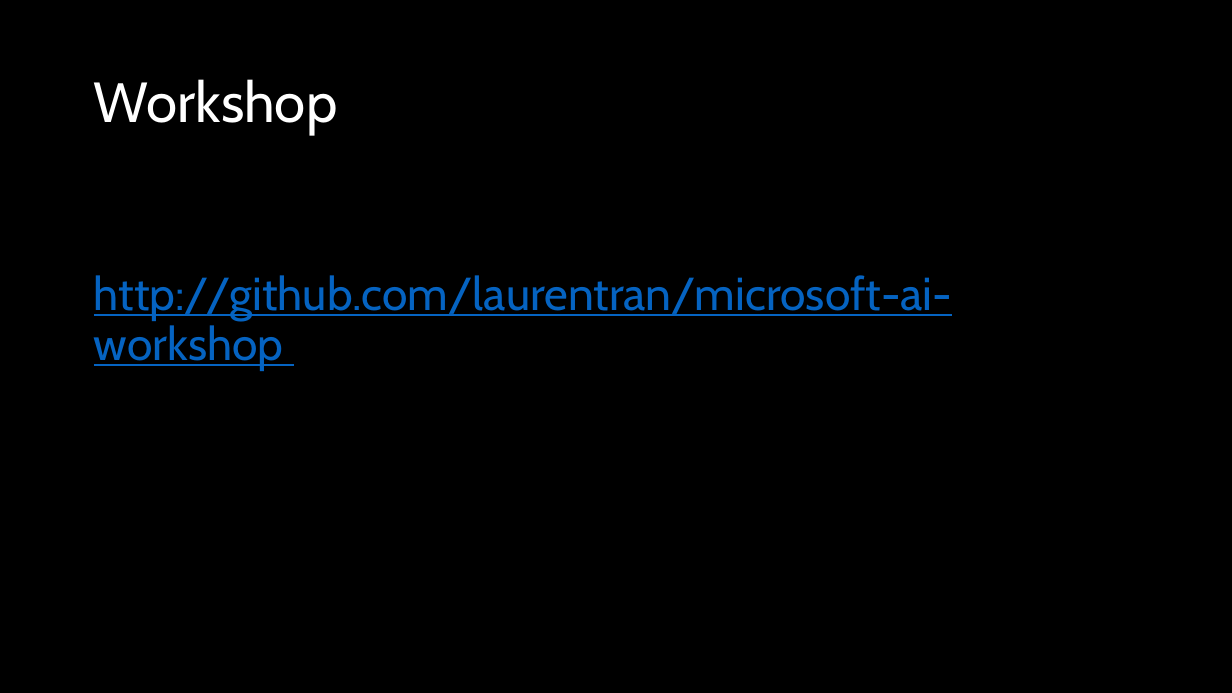
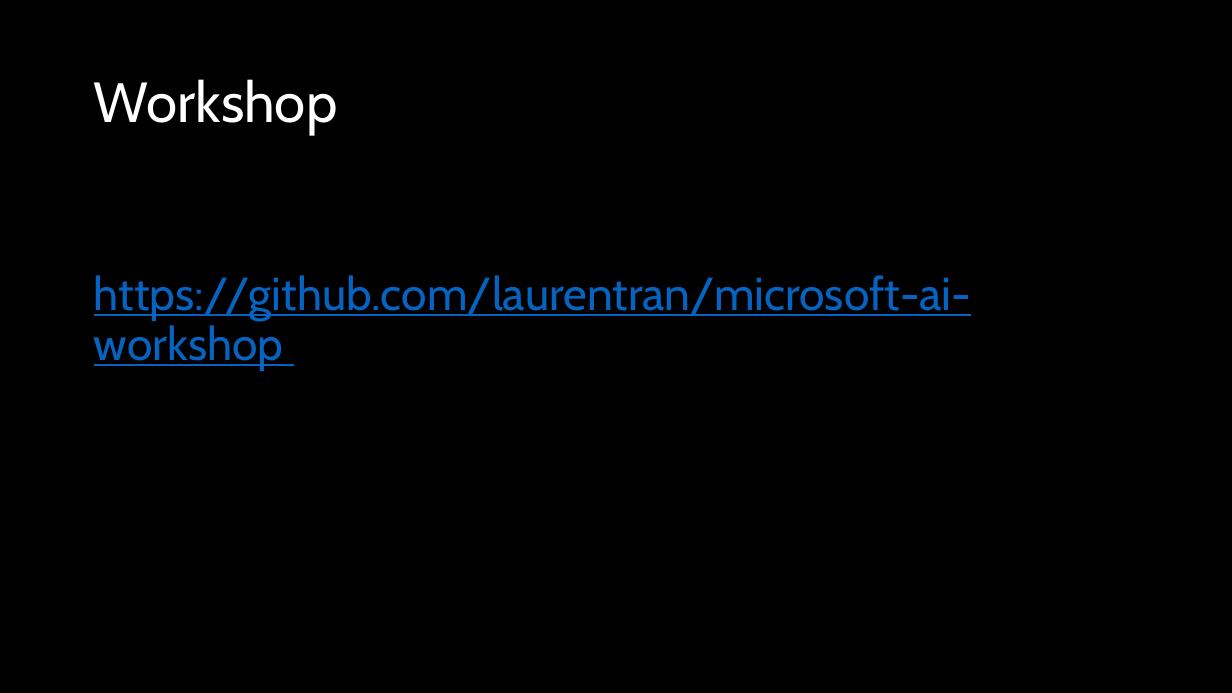
Before and after one commit to laurentran/microsoft-ai-workshop, a slide deck: slide 10 of MSP-AI-workshop.pptx (slide 9 before the commit). Drawn at 1232x693 pixels with LibreOffice and Linux fonts; fonts in the diff are those of the drawing. Boxes give left, top, right and bottom in pixels: in the first picture for what was removed or moved away, otherwise in the second. Text is boxed around its words. In the diff, an @@ line names an element or a change of style, - is before the commit and + after.

```diff
--- a/MSP-AI-workshop.pptx
+++ b/MSP-AI-workshop.pptx
@@ text at [94, 275, 971, 371]: text changed @@
-http://github.com/laurentran/microsoft-ai-workshop
+https://github.com/laurentran/microsoft-ai-workshop
```
Also in this commit, not shown: 1 other slide changed, 1 slide added.
